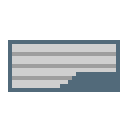
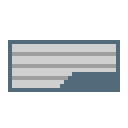
Layered file, before and after one edit (128 × 128). Changes by layer:
painted on "Elements 1" over (64, 72, 76, 84)
